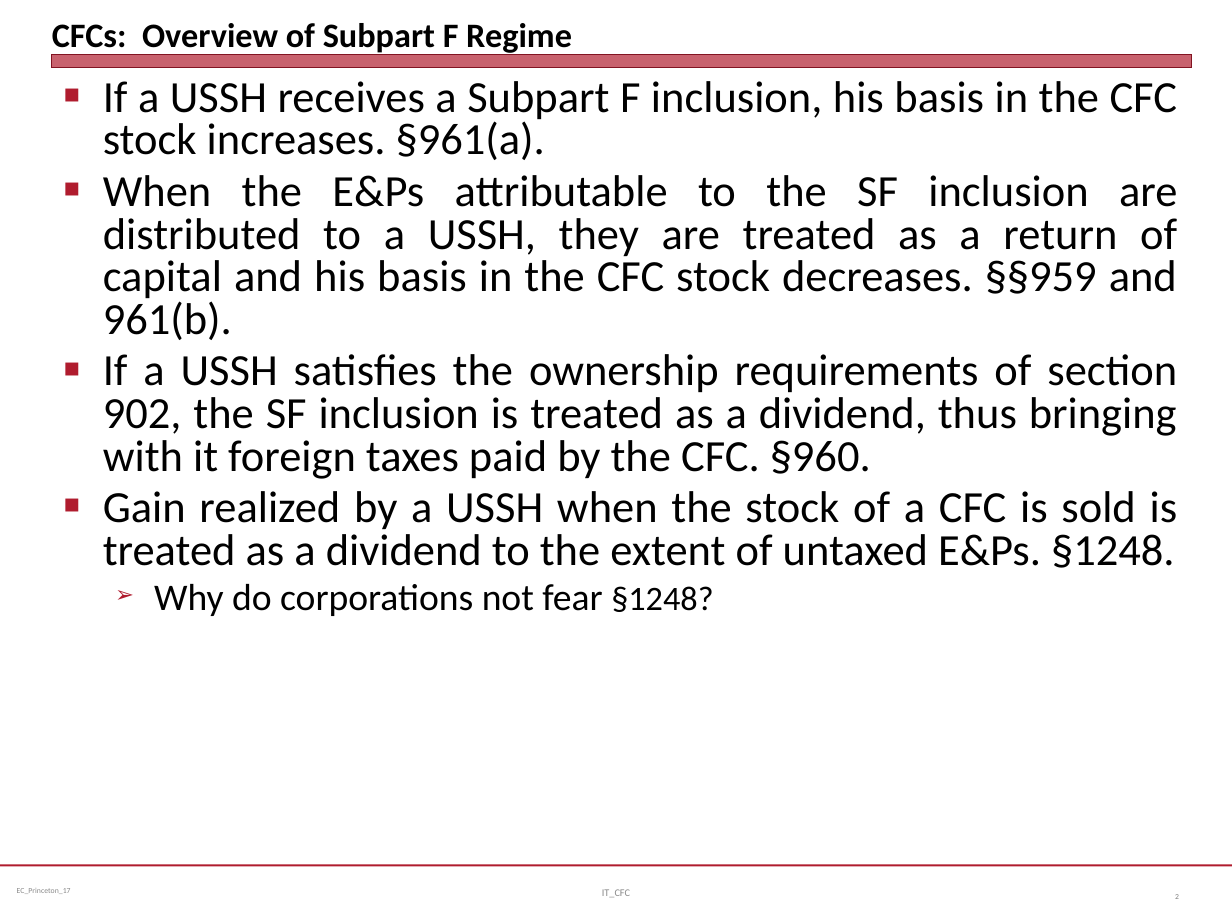
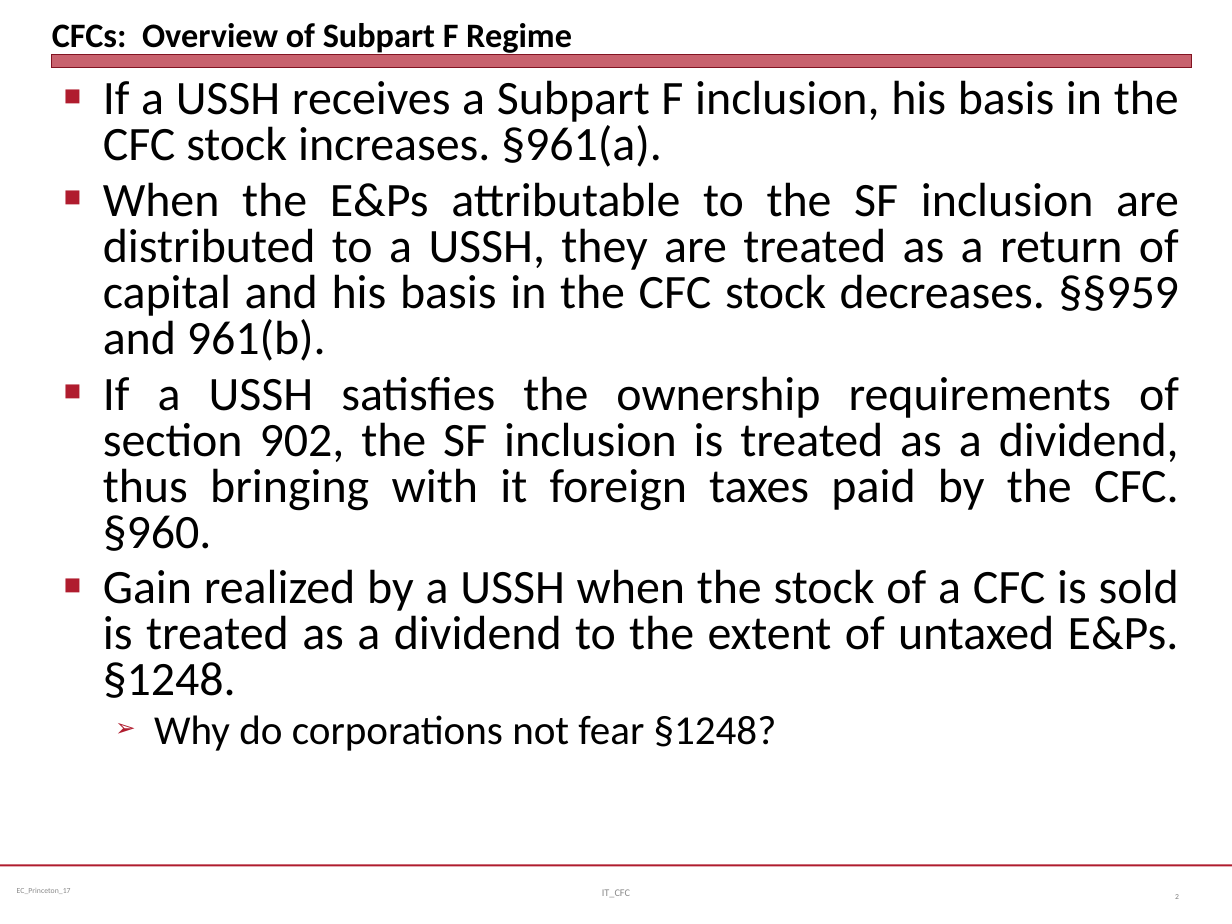
Before and after one commit to jmc877/International-Tax, a slide deck: slide 2 of slides/IT_CFC_17.pptx. Drawn at 1232x924 pixels with LibreOffice and Linux fonts; fonts in the diff are those of the drawing. Boxes give left, top, right and bottom in pixels: in the first picture for what was removed or moved away, otherwise in the second. Text is boxed around its words. In the diff, an @@ line names an element or a change of style, - is before the commit and + after.

```diff
--- a/slides/IT_CFC_17.pptx
+++ b/slides/IT_CFC_17.pptx
@@ text "If a USSH receives a ..." at [103, 80, 1179, 751]: size 26 to 28 pt; size 22 to 24 pt in "Why do corporations not fear"; size 20 to 24 pt in "§1248?" @@
```
Also in this commit, not shown: 5 other slides changed, 6 other files.
